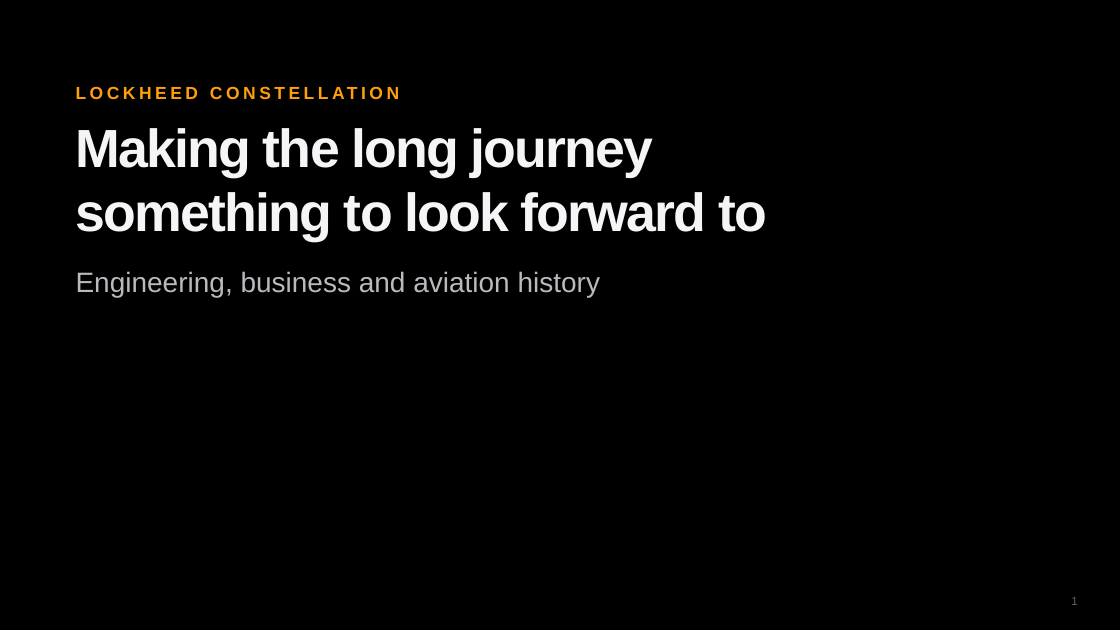
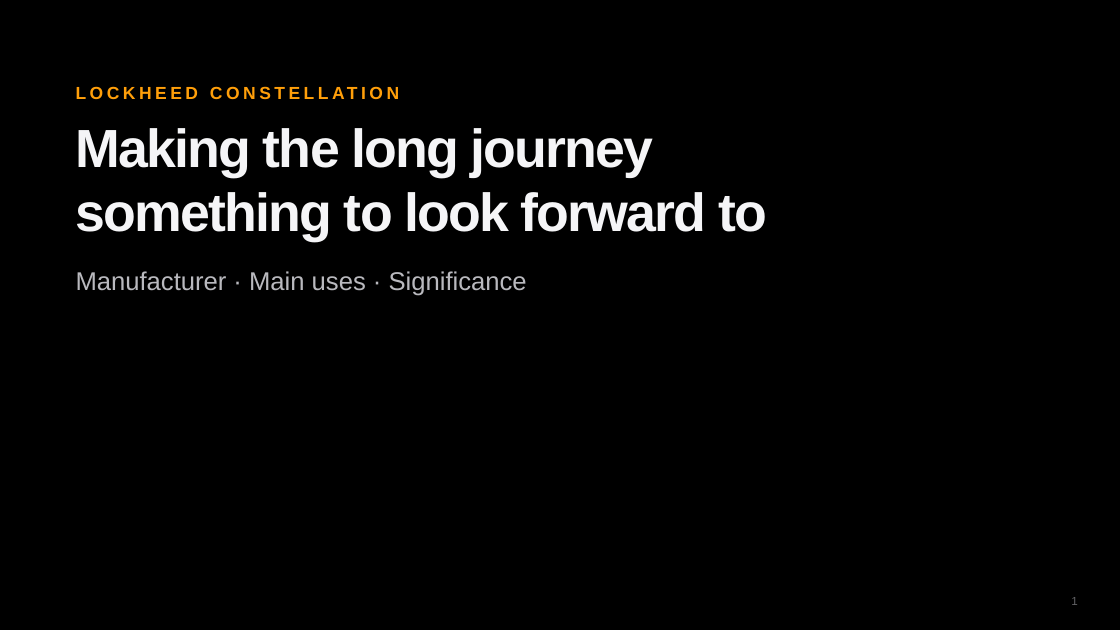
Before and after one commit to diuneilomochaufahai/claude, a slide deck: slide 1 of Constellation_Visual_Pitch_EN.pptx. Drawn at 1120x630 pixels with LibreOffice and Linux fonts; fonts in the diff are those of the drawing; background and template pictures are left out. Boxes give left, top, right and bottom in pixels: in the first picture for what was removed or moved away, otherwise in the second. Text is boxed around its words. In the diff, an @@ line names an element or a change of style, - is before the commit and + after.

```diff
--- a/Constellation_Visual_Pitch_EN.pptx
+++ b/Constellation_Visual_Pitch_EN.pptx
@@ text at <box>76,271,527,296</box>: text changed; size 24 to 22 pt @@
-Engineering, business and aviation history
+Manufacturer · Main uses · Significance
```
Also in this commit, not shown: 16 other slides changed, 8 slides added, 2 other files.
